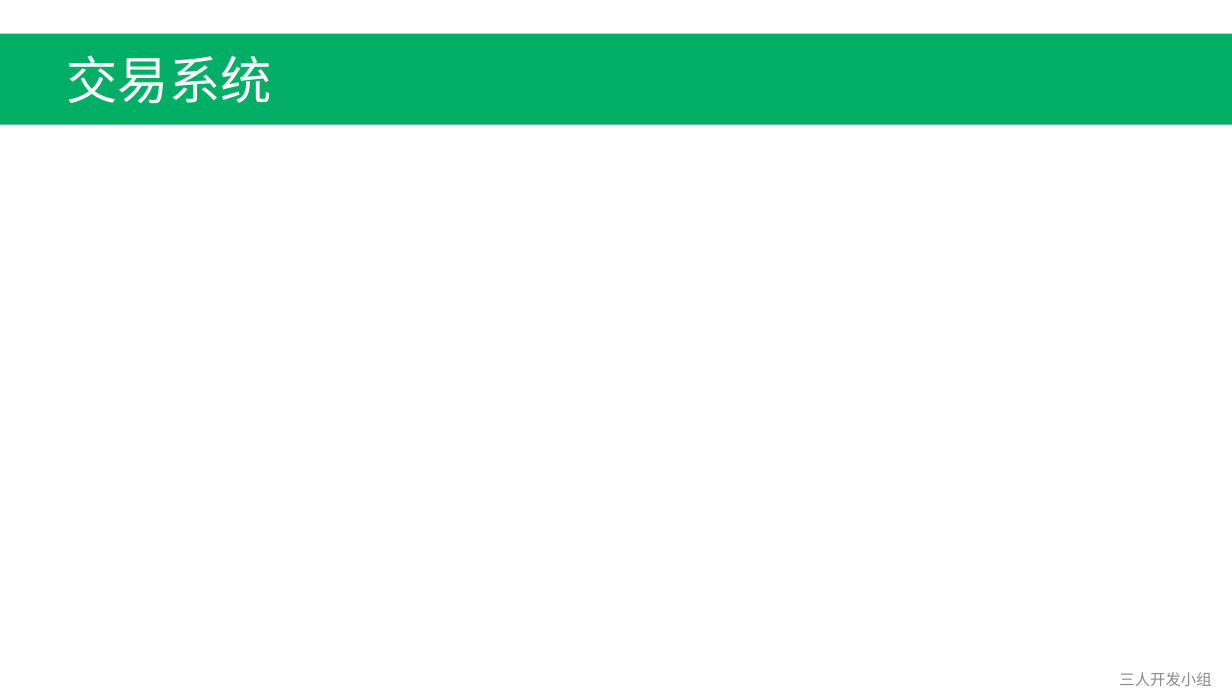
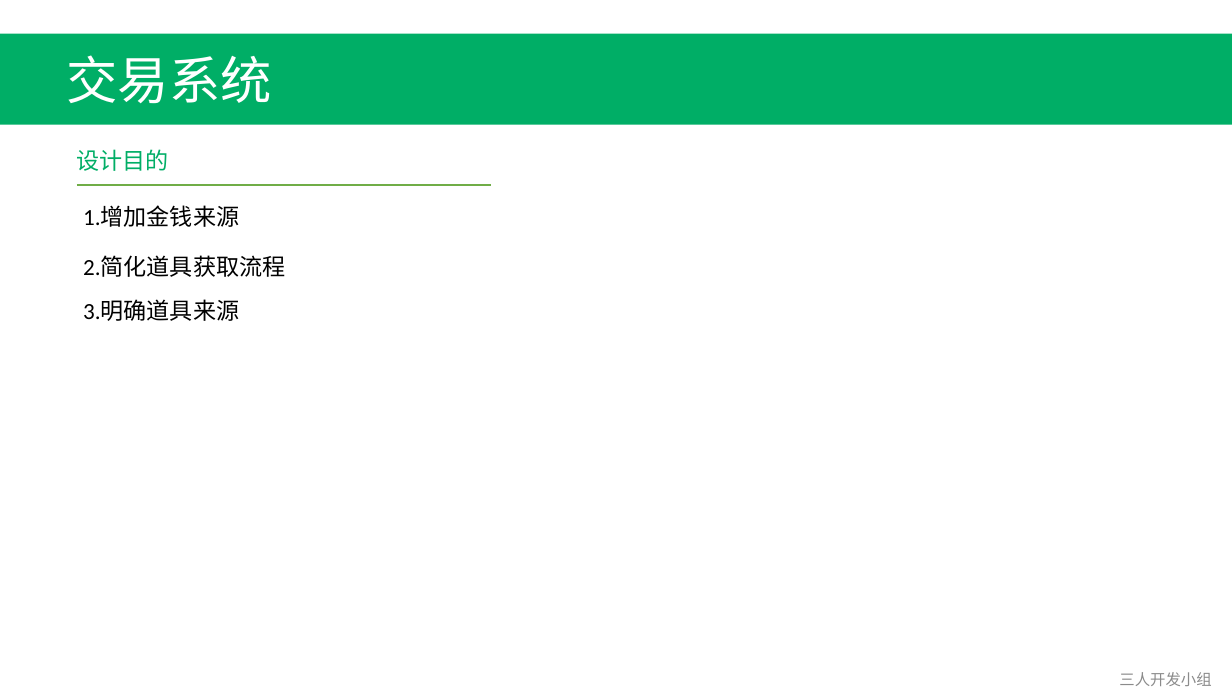
Before and after one commit to Fordebt/Give-me-my-money, a slide deck: slide 4 of 系统.pptx (slide 3 before the commit). Drawn at 1232x693 pixels with LibreOffice and Linux fonts; fonts in the diff are those of the drawing. Boxes give left, top, right and bottom in pixels: in the first picture for what was removed or moved away, otherwise in the second. Text is boxed around its words. In the diff, an @@ line names an element or a change of style, - is before the commit and + after.

```diff
--- a/系统.pptx
+++ b/系统.pptx
@@ text added at (x1=76, y1=149, x2=168, y2=171), 18 pt, text #00AE66 @@
+设计目的
@@ line added from (77, 185) to (491, 185), #70AD47 1.5 pt @@
@@ text added at (x1=83, y1=205, x2=239, y2=227), 18 pt, text #000000 @@
+1.增加金钱来源
@@ text added at (x1=83, y1=255, x2=285, y2=277), 18 pt, text #000000 @@
+2.简化道具获取流程
@@ text added at (x1=83, y1=300, x2=239, y2=321), 18 pt, text #000000 @@
+3.明确道具来源
```
Also in this commit, not shown: 4 other slides changed, 2 slides added, 1 other file.
